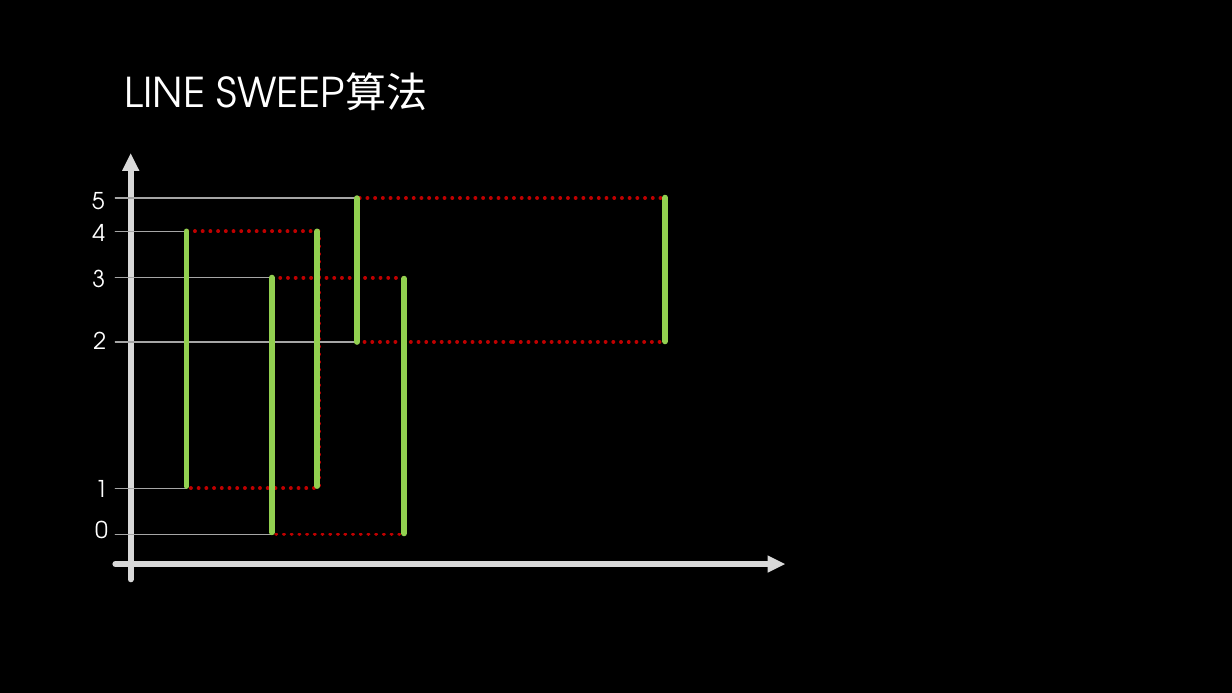
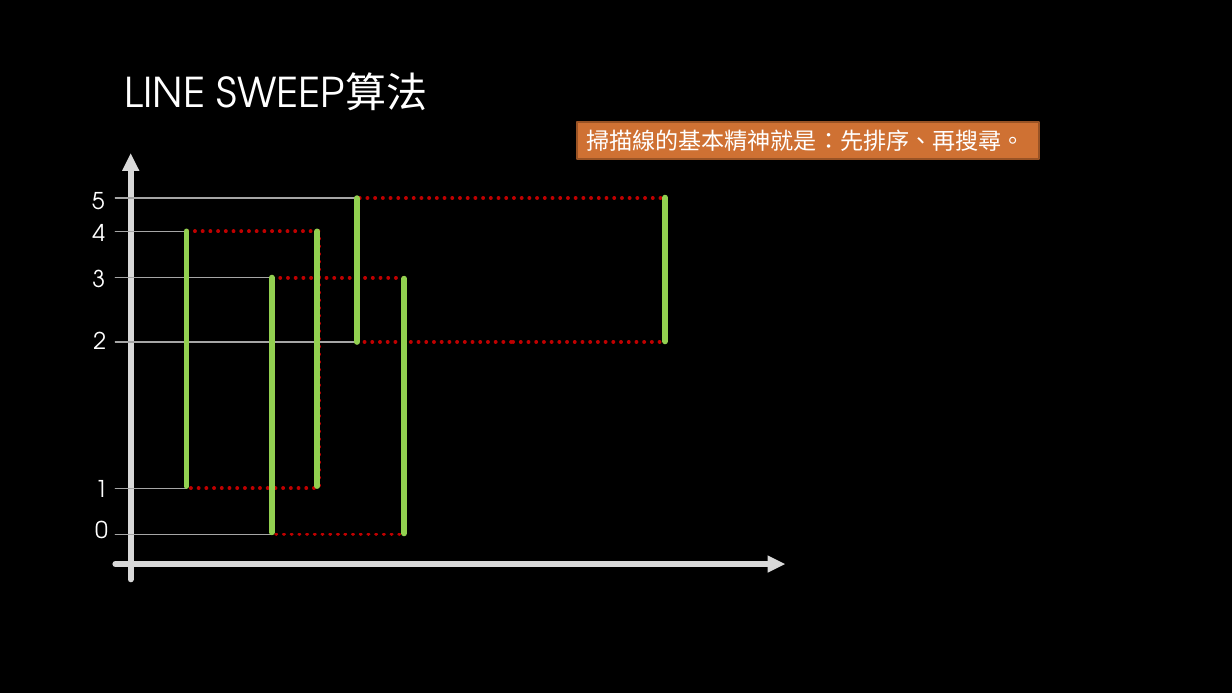
Before and after one commit to gzshawnliang/competitive-programming, a slide deck: slide 21 of doc/Other/RMQ问题.pptx. Drawn at 1232x693 pixels with LibreOffice and Linux fonts; fonts in the diff are those of the drawing; background and template pictures are left out. Boxes give left, top, right and bottom in pixels: in the first picture for what was removed or moved away, otherwise in the second. Text is boxed around its words. In the diff, an @@ line names an element or a change of style, - is before the commit and + after.

```diff
--- a/doc/Other/RMQ问题.pptx
+++ b/doc/Other/RMQ问题.pptx
@@ rectangle added at (x1=577, y1=122, x2=1039, y2=159), fill #CF7133, outline #995426 1.5 pt, 18 pt, text #FFFFFF @@
+掃描線的基本精神就是：先排序、再搜尋。
```
Also in this commit, not shown: 17 other files.
